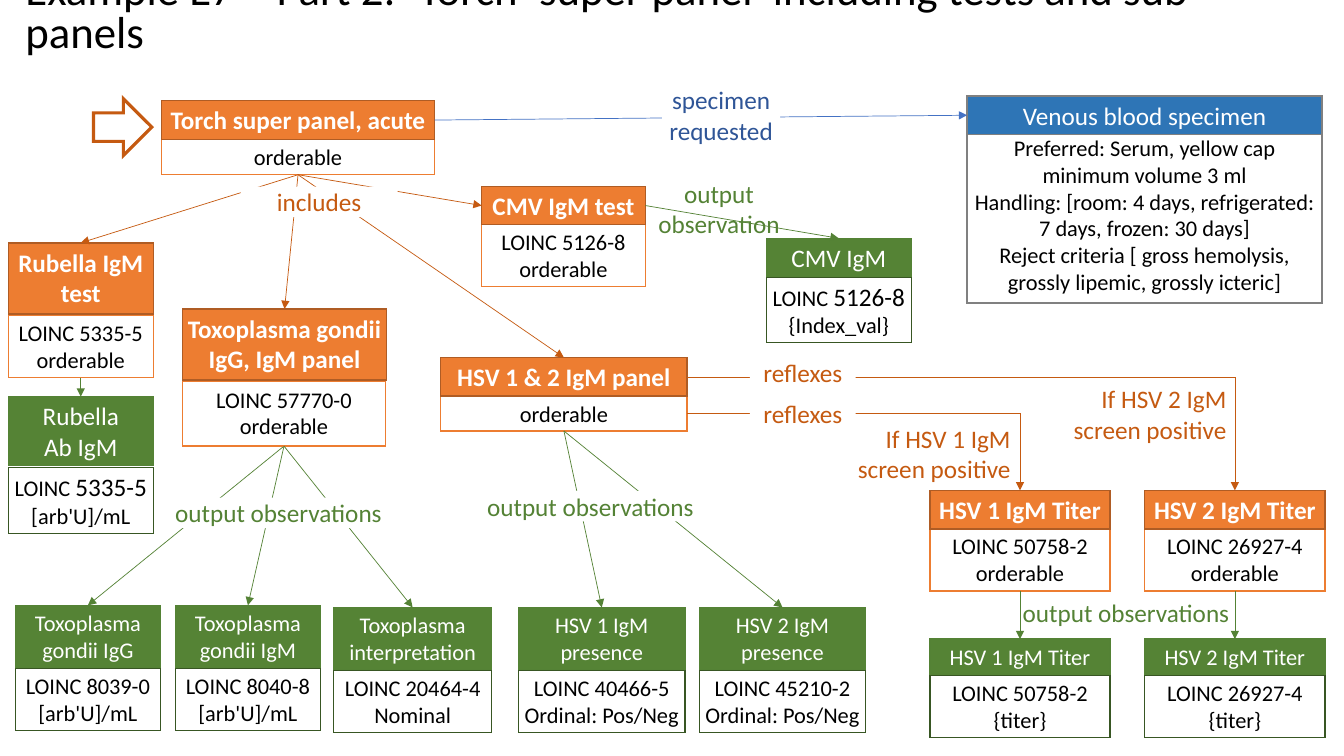
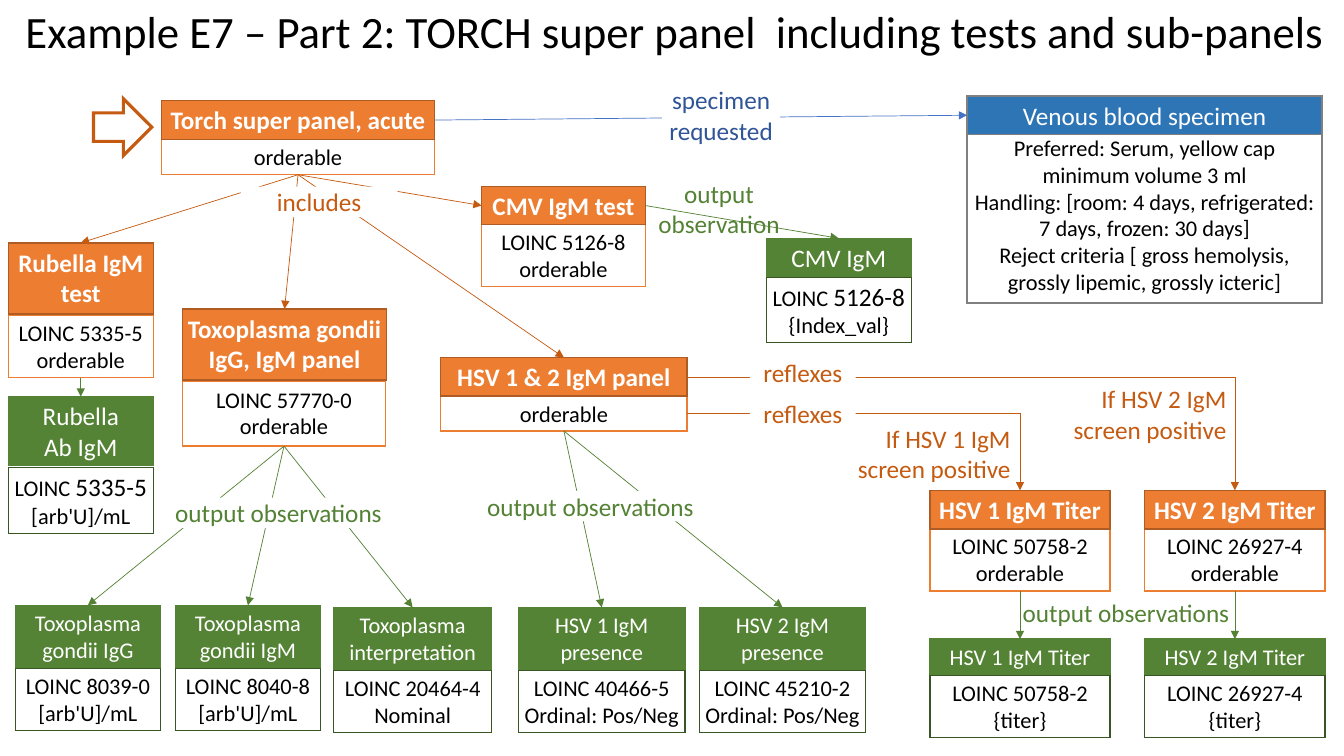
Before and after one commit to HL7/fhir-order-catalog, a slide deck: slide 1 of input/images-source/LabExampleE7BusinessPart2.pptx. Drawn at 1344x756 pixels with LibreOffice and Linux fonts; fonts in the diff are those of the drawing. Boxes give left, top, right and bottom in pixels: in the first picture for what was removed or moved away, otherwise in the second. Text is boxed around its words. In the diff, an @@ line names an element or a change of style, - is before the commit and + after.

Commit message:
TORCH narrative + figures

```diff
--- a/input/images-source/LabExampleE7BusinessPart2.pptx
+++ b/input/images-source/LabExampleE7BusinessPart2.pptx
@@ text at (25, 17, 1323, 56): text changed @@
-Example E7 – Part 2: ‘Torch’ super panel including tests and sub-panels
+Example E7 – Part 2: TORCH super panel including tests and sub-panels
```
Also in this commit, not shown: 11 other files.
